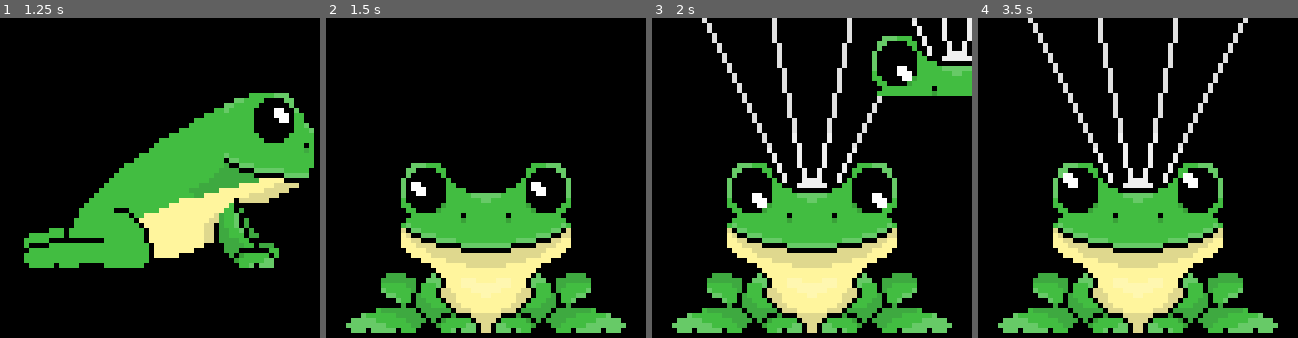
Above: before the commit, frames 1-4 (left to right).
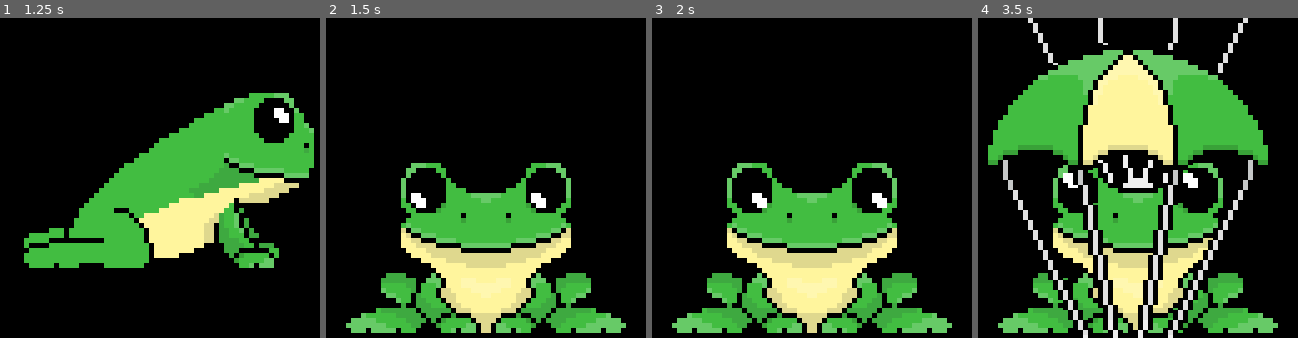
Above: after the commit, the same moments.

Repository: k4444th/Desktop-Frog
Game: Godot game, scene res://scenes/main.tscn
The game is run twice, just before and just after one commit, with the same random seed, the same clock (stepped at 60 frames per second) and the same inputs.
Inputs (mouse positions are in pixels of both pictures, inside the frame that each line leads up to):
- Up to frame 1 (1.25 s): tap Enter at 0.5 s; move the mouse to (230, 162) at 0.52 s; click (230, 162) at 0.67 s
- Up to frame 2 (1.5 s): drag from (422, 194) to (470, 242) at 1.27 s
- Up to frame 3 (2 s): no input
- Up to frame 4 (3.5 s): move the mouse to (1170, 107) at 2.02 s; click (1170, 107) at 2.17 s; drag from (1122, 242) to (1042, 130) at 2.77 s

Frame 1 is identical in both runs. In frame 2, 0.6% of the frame differs, in the area x 26-69%, y 51-60%; in frame 3, 6.7%; in frame 4, 28%, in the area x 3-91%, y 8-100%.

Commit message:
Clamp position to window size (to prevent weird behaviour)

Diff:
--- a/scripts/main.gd
+++ b/scripts/main.gd
@@ -74,8 +74,13 @@
 
 	if event is InputEventMouseMotion:
 		if mouseDown:
+			frogNode.position = get_global_mouse_position() - dragOffset * Globals.data.scale
+
+			var minPos = usableRect.position + Vector2(0, (parachuteSize.y + parachuteOffset.y) * Globals.data.scale)
+			var maxPos = Vector2(usableRect.size.x - frogSize.x * Globals.data.scale, usableRect.position.y + usableRect.size.y - frogSize.y * Globals.data.scale)
+			frogNode.position = frogNode.position.clamp(minPos, maxPos)
+
 			setMousePassthroughArea(frogIdleArea)
-			frogNode.position = get_global_mouse_position() - dragOffset * Globals.data.scale
 
 func initWindows():
 	mainWindow.transparent_bg = true
@@ -202,6 +207,5 @@
 func parachuteClosed():
 	parachuteWindow.visible = false
 
-
 func _on_deadzone_timer_timeout() -> void:
 	clickCancelled = true
